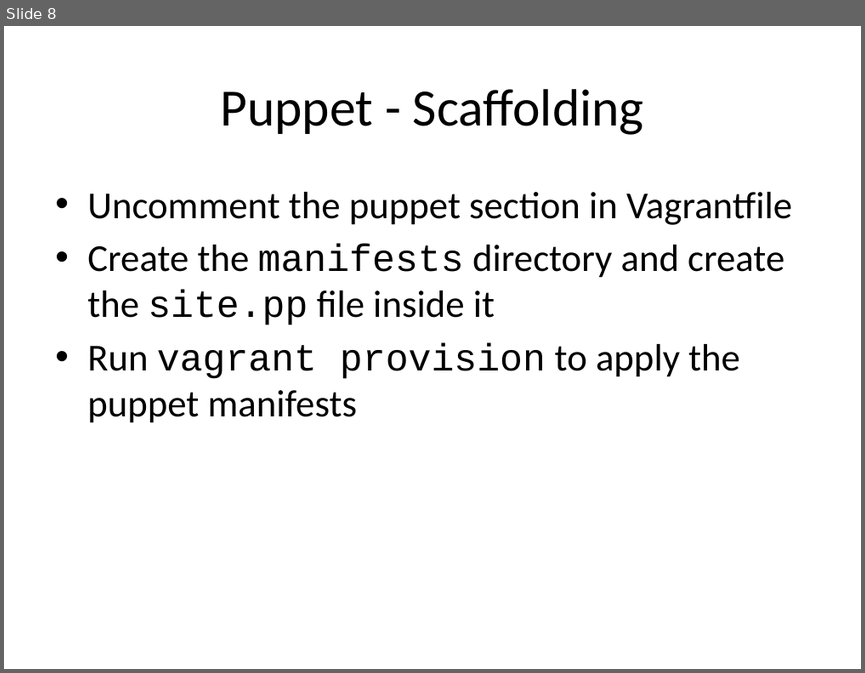
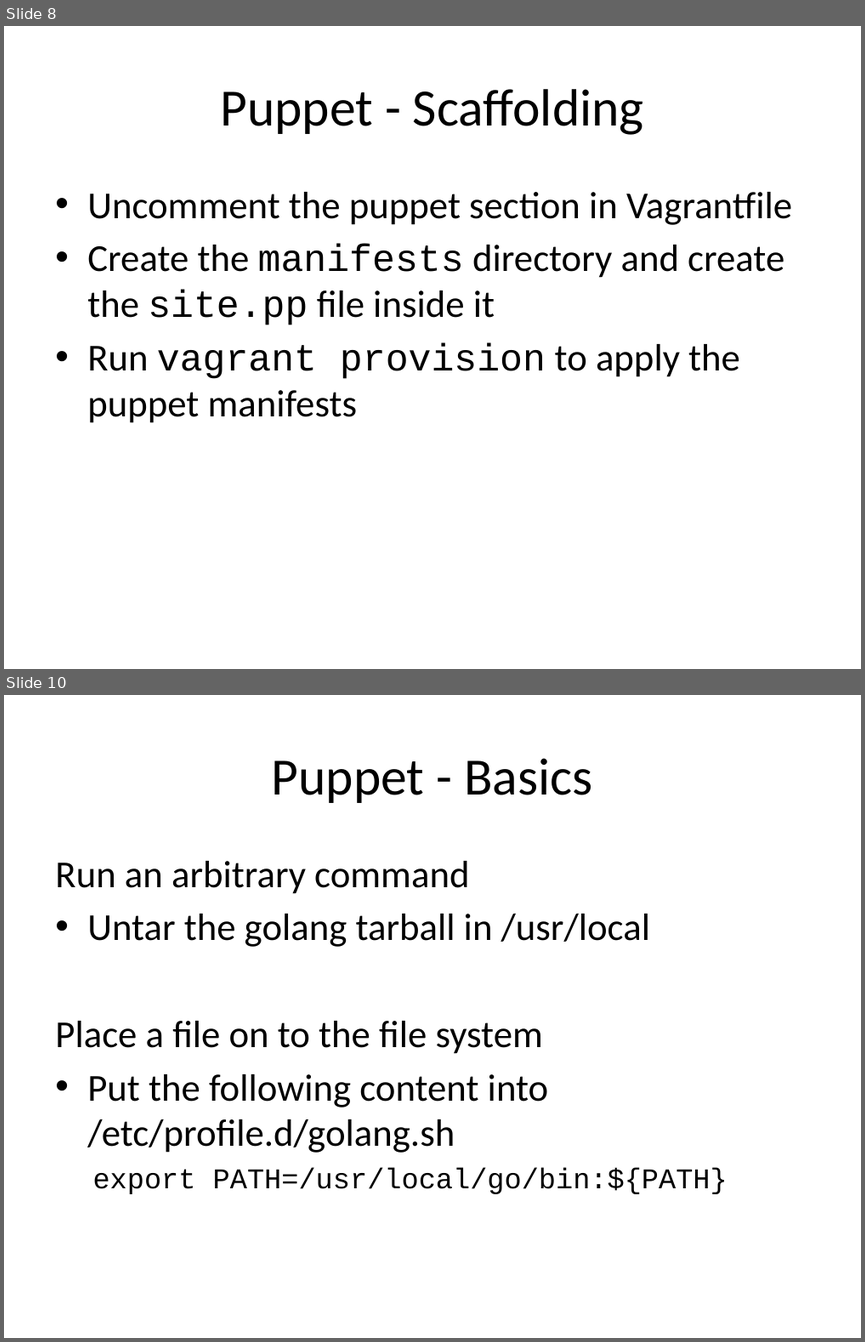
Before and after one commit to andeemarks/xconf-sydney-2014-workshops, a slide deck: 01-provision/xconf-sydney-2014-provision.pptx. Shown one above the other, each under a label of ours: slide 8 before the commit, slides 8 and 10 after it; the slides between them are not shown. The pictures are 865x673 and 865x1342 pixels, drawn with LibreOffice and Linux fonts; fonts in the diff are those of the drawing. Boxes give left, top, right and bottom in pixels: in the first picture for what was removed or moved away, otherwise in the second. Text is boxed around its words. In the diff, an @@ line names an element or a change of style, - is before the commit and + after.

Commit message:
Provision: Added puppet classes golang::devel, gocd::agent, ruby::v2 (incomplete).
Also changed the machine names and role names.

```diff
--- a/01-provision/xconf-sydney-2014-provision.pptx
+++ b/01-provision/xconf-sydney-2014-provision.pptx
@@ slide 10 added at bbox=[4, 695, 861, 1338], background #FFFFFF @@
@@ title added at bbox=[272, 758, 592, 803], 44 pt, text #000000 @@
+Puppet - Basics
@@ text added at bbox=[55, 861, 727, 1194], 32 pt, text #000000 @@
+Run an arbitrary command
+• Untar the golang tarball in /usr/local
+Place a file on to the file system
+• Put the following content into /etc/profile.d/golang.sh
+  export PATH=/usr/local/go/bin:${PATH}
```
Also in this commit, not shown: 1 slide changed, 13 other files.
